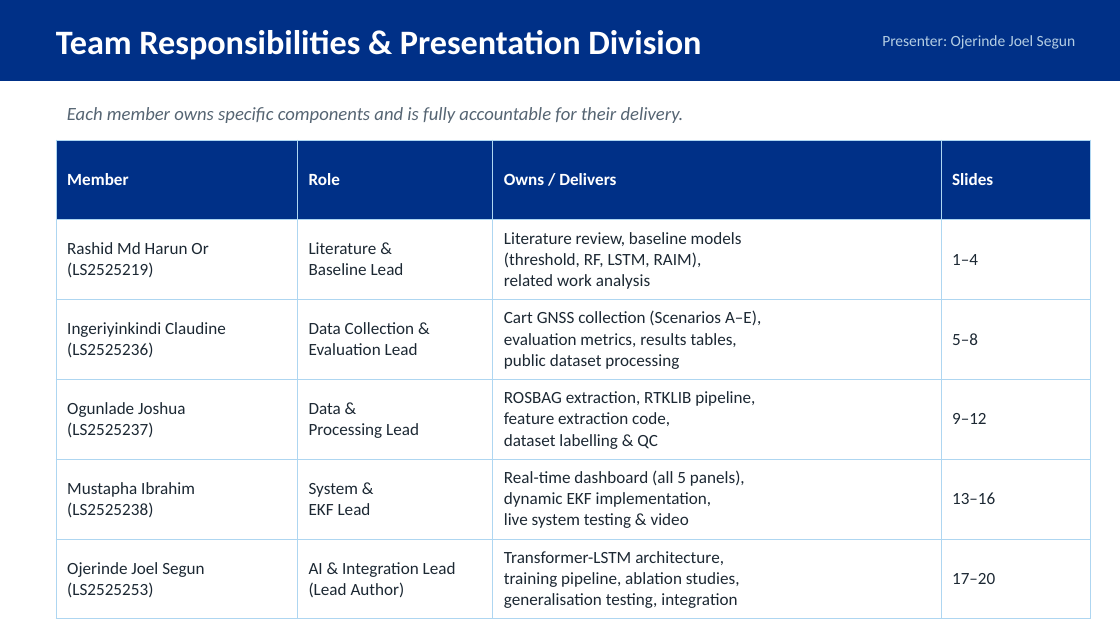
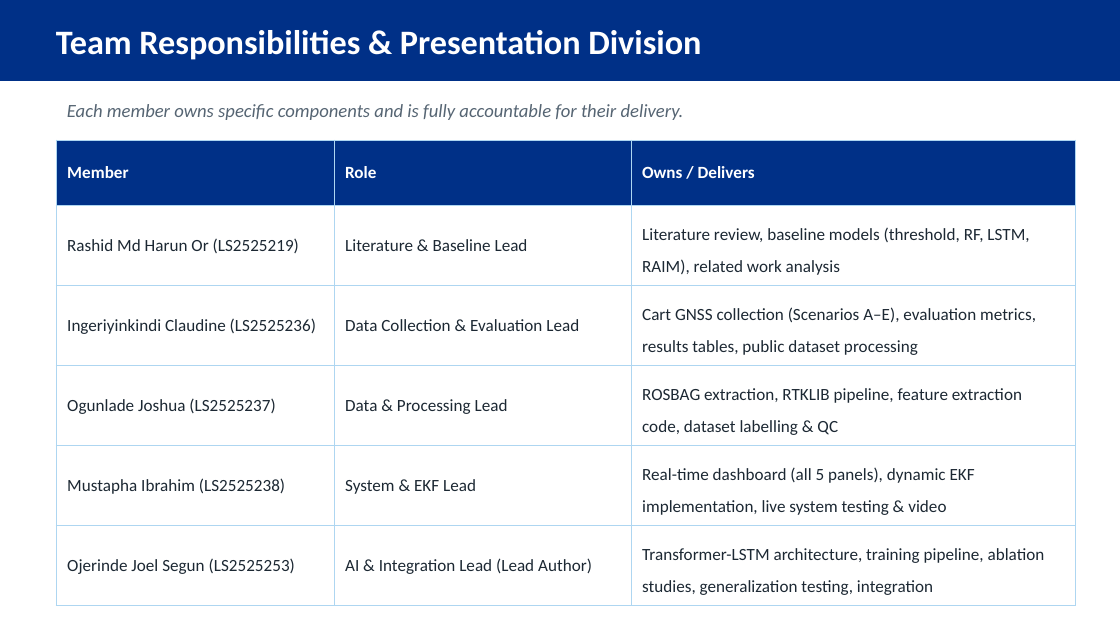
Before and after one commit to Jorshuare/AI-Based-Prediction-for-GNSS-Signal-Degradation, a slide deck: slide 21 of proposal/Presentations/GNSS_Proposal_Presentation.pptx (slide 18 before the commit). Drawn at 1120x630 pixels with LibreOffice and Linux fonts; fonts in the diff are those of the drawing. Boxes give left, top, right and bottom in pixels: in the first picture for what was removed or moved away, otherwise in the second. Text is boxed around its words. In the diff, an @@ line names an element or a change of style, - is before the commit and + after.

```diff
--- a/proposal/Presentations/GNSS_Proposal_Presentation.pptx
+++ b/proposal/Presentations/GNSS_Proposal_Presentation.pptx
@@ text removed at [882,35,1075,49] @@
-Presenter: Ojerinde Joel Segun
@@ table at [56,140,1075,605] @@
-column 1: Member | Rashid Md Harun Or / (LS2525219) | Ingeriyinkindi Claudine / (LS2525236) | Ogunlade Joshua / (LS2525237) | Mustapha Ibrahim / (LS2525238) | Ojerinde Joel Segun / (LS2525253)
-column 2: Role | Literature & / Baseline Lead | Data Collection & / Evaluation Lead | Data & / Processing Lead | System & / EKF Lead | AI & Integration Lead / (Lead Author)
-column 3: Owns / Delivers | Literature review, baseline models / (threshold, RF, LSTM, RAIM), / related work analysis | Cart GNSS collection (Scenarios A–E), / evaluation metrics, results tables, / public dataset processing | ROSBAG extraction, RTKLIB pipeline, / feature extraction code, / dataset labelling & QC | Real-time dashboard (all 5 panels), / dynamic EKF implementation, / live system testing & video | Transformer-LSTM architecture, / training pipeline, ablation studies, / generalisation testing, integration
-column 4: Slides | 1–4 | 5–8 | 9–12 | 13–16 | 17–20
+column 1: Member | Rashid Md Harun Or (LS2525219) | Ingeriyinkindi Claudine (LS2525236) | Ogunlade Joshua (LS2525237) | Mustapha Ibrahim (LS2525238) | Ojerinde Joel Segun (LS2525253)
+column 2: Role | Literature & Baseline Lead | Data Collection & Evaluation Lead | Data & Processing Lead | System & EKF Lead | AI & Integration Lead (Lead Author)
+column 3: Owns / Delivers | Literature review, baseline models (threshold, RF, LSTM, RAIM), related work analysis | Cart GNSS collection (Scenarios A–E), evaluation metrics, results tables, public dataset processing | ROSBAG extraction, RTKLIB pipeline, feature extraction code, dataset labelling & QC | Real-time dashboard (all 5 panels), dynamic EKF implementation, live system testing & video | Transformer-LSTM architecture, training pipeline, ablation studies, generalization testing, integration
@@ table: place and size @@
-table at [56,140,1089,619]
+table at [56,140,1075,605]
```
Also in this commit, not shown: 19 other slides changed, 3 slides added, 20 other files.
